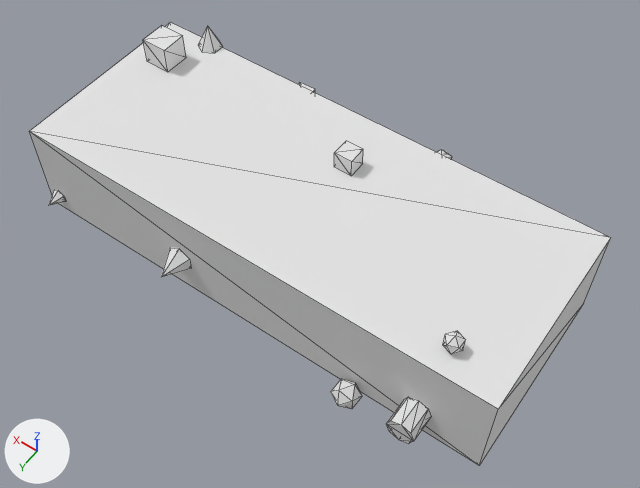
What one commit did to the glTF model public/Objects/object06_high.glb.
Rendered twice from a 50 mm lens placed at (-3.22, 4.29, 6.45), pointed at (-0.25, 0.12, -0.09). The axes (+X, +Y, +Z) are drawn at lower left. The lights are the same throughout. The picture after the commit comes second. Mesh edges are drawn as thin lines. Vertices at exactly the same position are counted once.

Objects in the first picture: 'object06_high'.
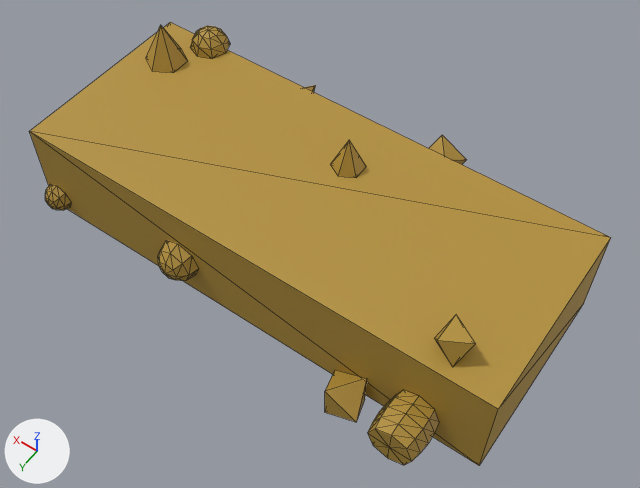
The change, as a list of edits to the scene's bpy script:
```text
Change mat_mat_object06_high:
    mat_mat_object06_high.base_color: (0.78, 0.78, 0.78) -> (0.45, 0.28, 0.04)  # white #e5e5e5 -> yellow #b39038
Change me_cube_080:
    used by ob_object06_high; location = (0.0, 0.0, 0.0)
    verts and faces of me_cube_080; kept vertices keep their numbers, new ones are numbered from 128
    remove me_cube_080.from_pydata(...)  # 128 vertices, 204 faces; spans x -2.5..2.5, y -1.28..1.28, z -0.73..0.78
    add me_cube_080.from_pydata(...)  # 231 vertices, 410 faces; spans x -2.5..2.5, y -1.44..1.43, z -0.69..0.94
    me_cube_080 part 1: a new loose piece, a 6-sided cone pointing to +z spanning x 1.94..2.32, y -0.74..-0.31, z 0.5..0.94, in mat_mat_object06_high (yellow #b39038)
    me_cube_080 part 2: the loose piece of 7 vertices spanning x 1.8..2.02, y -1.08..-0.82, z 0.5..0.75 is turned 90 degrees about the x axis through its middle and scaled by 1.33, then moved by (-1.06, -0.22, -0.39)
    me_cube_080 part 3: the loose piece of 7 vertices spanning x 0.59..0.83, y 1.0..1.27, z -0.24..0.04 is turned 90 degrees about the x axis through its middle and scaled by 1.21, then moved by (-0.91, -1.53, 0.77)
    me_cube_080 part 4: the loose piece of 12 vertices spanning x -0.88..-0.67, y -1.23..-1.0, z 0.19..0.39 is rebuilt with 6 vertices and now spans x -0.96..-0.58, y -1.27..-1.0, z 0.12..0.45
    me_cube_080 part 5: the loose piece of 12 vertices spanning x -1.38..-1.13, y 1.0..1.28, z -0.51..-0.28 is rebuilt with 6 vertices and now spans x -1.47..-1.03, y 1.0..1.31, z -0.59..-0.21
    me_cube_080 part 6: a new loose piece of 42 vertices spanning x -2.1..-1.62, y 1.0..1.43, z -0.43..0.05, in mat_mat_object06_high (yellow #b39038)
    me_cube_080 part 7: a new loose piece of 25 vertices spanning x 1.7..2.11, y -1.16..-0.75, z 0.5..0.7, in mat_mat_object06_high (yellow #b39038)
    me_cube_080 part 8: a new loose piece of 25 vertices spanning x 0.49..0.92, y 1.0..1.22, z -0.32..0.12, in mat_mat_object06_high (yellow #b39038)
    me_cube_080 part 9: a new loose piece of 25 vertices spanning x 2.2..2.5, y 1.0..1.15, z -0.47..-0.17, in mat_mat_object06_high (yellow #b39038)
    me_cube_080 part 10: 6 loose pieces with 68 vertices, spanning x -2.04..2.27, y -1.28..1.27, z -0.36..0.78, are deleted
    me_cube_080 part 11
    7 vertices are removed from x 2.28..2.42, y 1.0..1.16, z -0.4..-0.24
    10 faces are deleted
    me_cube_080 part 12
    add verts[128] = (-1.79, 0.74, 0.5)  # pixel (434, 338)
    add verts[129] = (-2.04, 0.89, 0.5)  # pixel (452, 367)
    add verts[130] = (-2.04, 0.6, 0.5)
    add verts[131] = (-1.88, 0.89, 0.73)  # pixel (437, 340)
    add verts[132] = (-2.13, 0.74, 0.73)  # pixel (475, 343)
    add verts[133] = (-1.88, 0.6, 0.73)  # pixel (456, 314)
    add faces += [(128, 130, 129), (131, 132, 133), (128, 129, 131), (129, 132, 131), (129, 130, 132), (130, 133, 132)]
    add faces += [(128, 133, 130), (128, 131, 133)]
    other edits to the shape of me_cube_080 do not show in these pictures
```

Where the change shows, as pixel boxes (x1, y1, x2, y2) in the pictures (640 x 488 px; the box of a moved part takes in the faces that stretch with it):
'object06_high', recoloured, reshaped (darker)
    both: (29, 22, 611, 466)
part 1 of me_cube_080, added
    after: (146, 25, 188, 73)
part 2 of me_cube_080, moved or reshaped (mostly hidden afterwards)
    before: (198, 27, 223, 53)
    after: (304, 85, 316, 92)
part 3 of me_cube_080, moved or reshaped
    before: (161, 248, 191, 277)
    after: (331, 140, 366, 178)
part 4 of me_cube_080, rebuilt (mostly hidden before)
    before: (437, 149, 452, 160)
    after: (429, 135, 466, 164)
part 5 of me_cube_080, rebuilt (34% wider, 71% taller)
    before: (331, 379, 362, 409)
    after: (325, 370, 367, 422)
part 6 of me_cube_080, added (yellow)
    after: (368, 390, 439, 465)
part 7 of me_cube_080, added
    after: (191, 26, 230, 59)
part 8 of me_cube_080, added
    after: (158, 240, 199, 281)
part 9 of me_cube_080, added
    after: (45, 184, 71, 210)
part 10 of me_cube_080, deleted
    before: (143, 26, 466, 444)
part 11 of me_cube_080, deleted
    before: (48, 190, 66, 206)
part 12 of me_cube_080, added (yellow)
    after: (435, 315, 476, 367)
